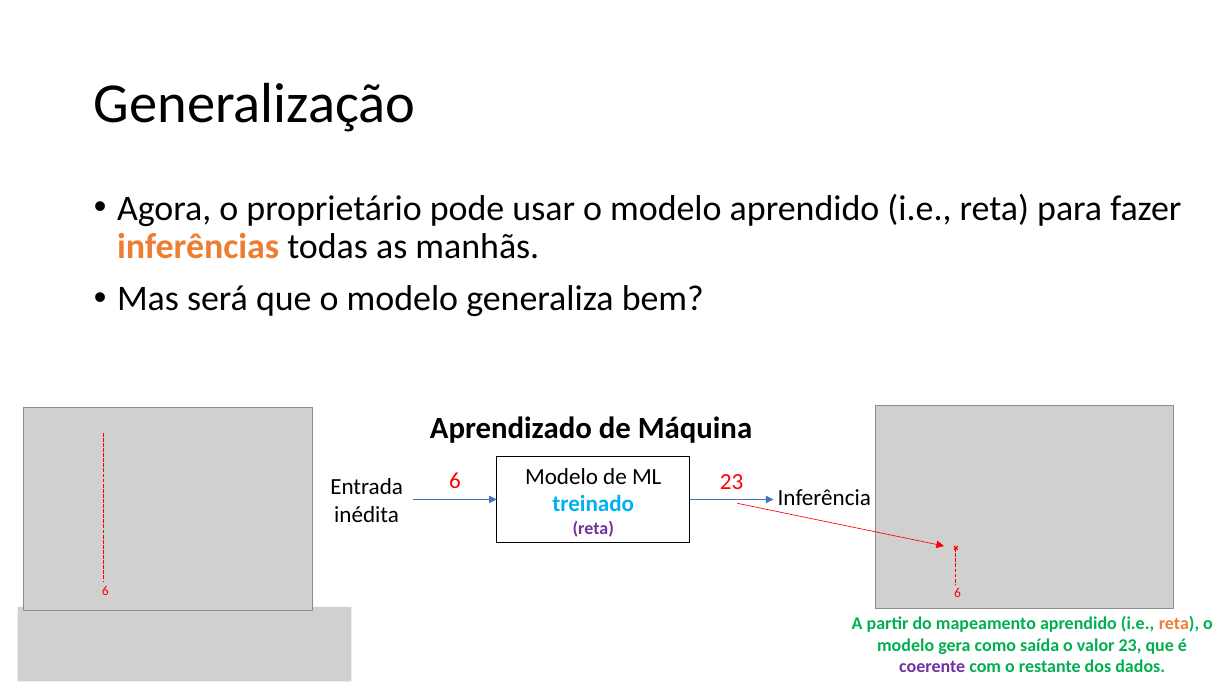
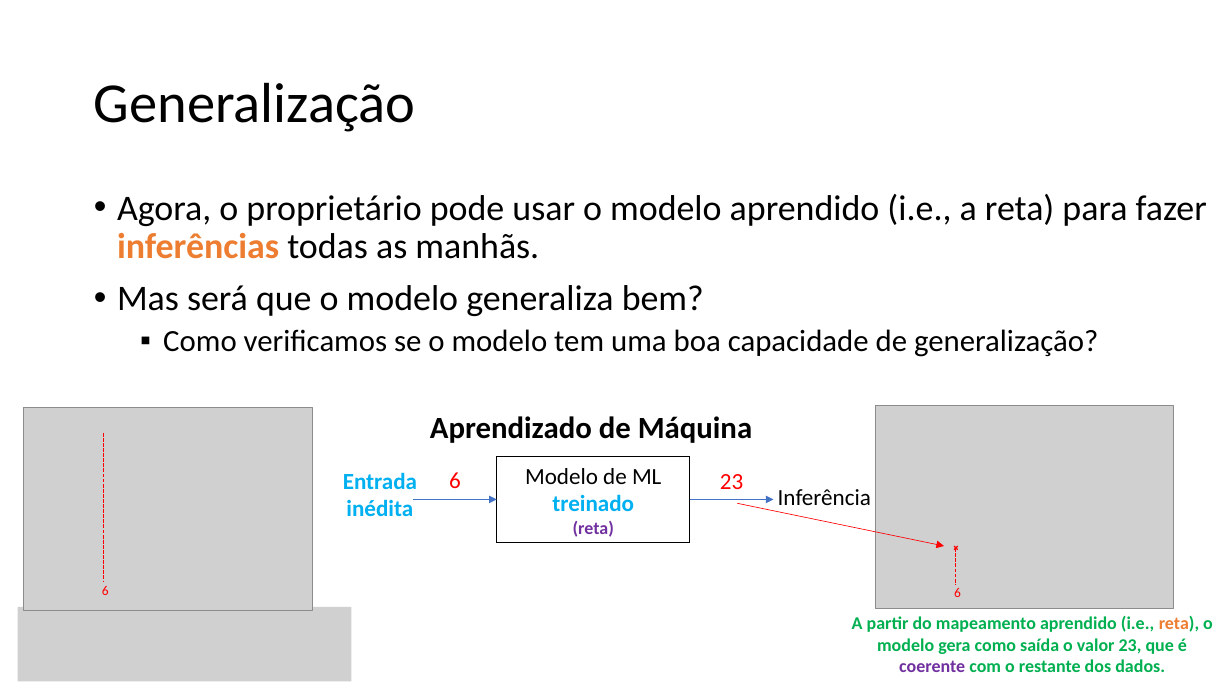
Before and after one commit to zz4fap/c24_inteligencia_artificial, a slide deck: slide 13 of slides/C24_Paradigmas.pptx. Drawn at 1232x693 pixels with LibreOffice and Linux fonts; fonts in the diff are those of the drawing; grey boxes stand for pictures. Boxes give left, top, right and bottom in pixels: in the first picture for what was removed or moved away, otherwise in the second. Text is boxed around its words. In the diff, an @@ line names an element or a change of style, - is before the commit and + after.

```diff
--- a/slides/C24_Paradigmas.pptx
+++ b/slides/C24_Paradigmas.pptx
@@ text at bbox=[117, 194, 1207, 259]: text changed @@
-• Agora, o proprietário pode usar o modelo aprendido (i.e., reta) para fazer inferências todas as manhãs.
+• Agora, o proprietário pode usar o modelo aprendido (i.e., a reta) para fazer inferências todas as manhãs.
@@ text at bbox=[163, 329, 1098, 357]: paragraph added @@
+  ▪ Como verificamos se o modelo tem uma boa capacidade de generalização?
@@ text "Entrada inédita": place and size @@
-text "Entrada inédita" at bbox=[330, 478, 403, 522]
+text "Entrada inédita" at bbox=[343, 472, 417, 516]
@@ text "Entrada inédita" at bbox=[343, 472, 417, 516]: text colour #000000 to #00B0F0, bold on @@
```
Also in this commit, not shown: 11 other slides changed, 1 slide added.
